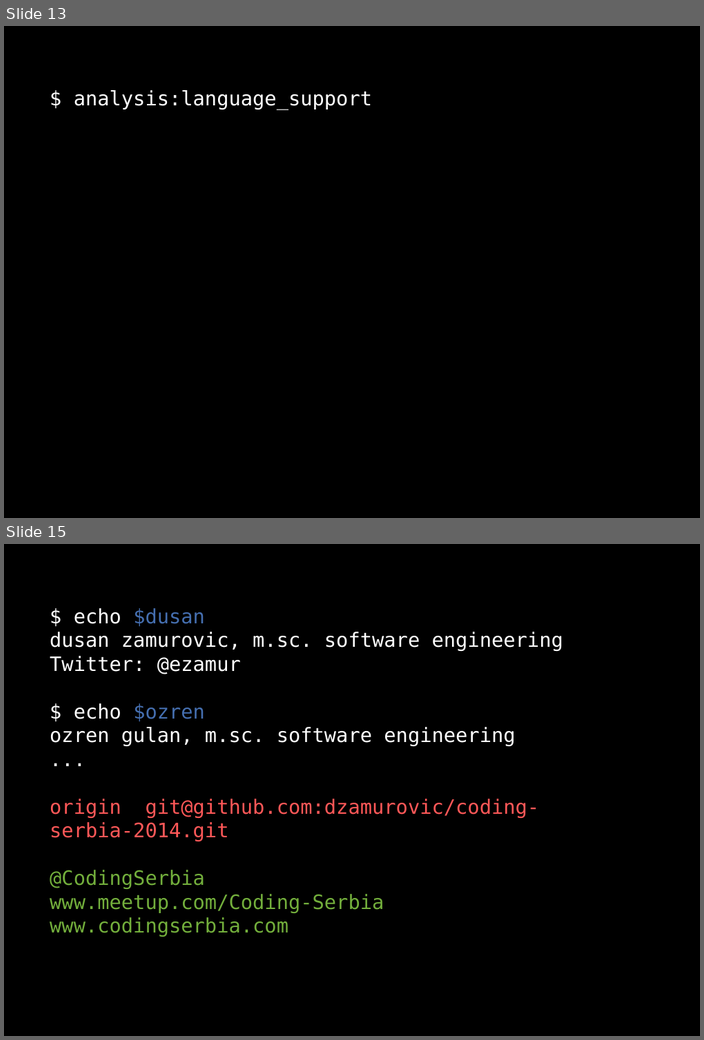
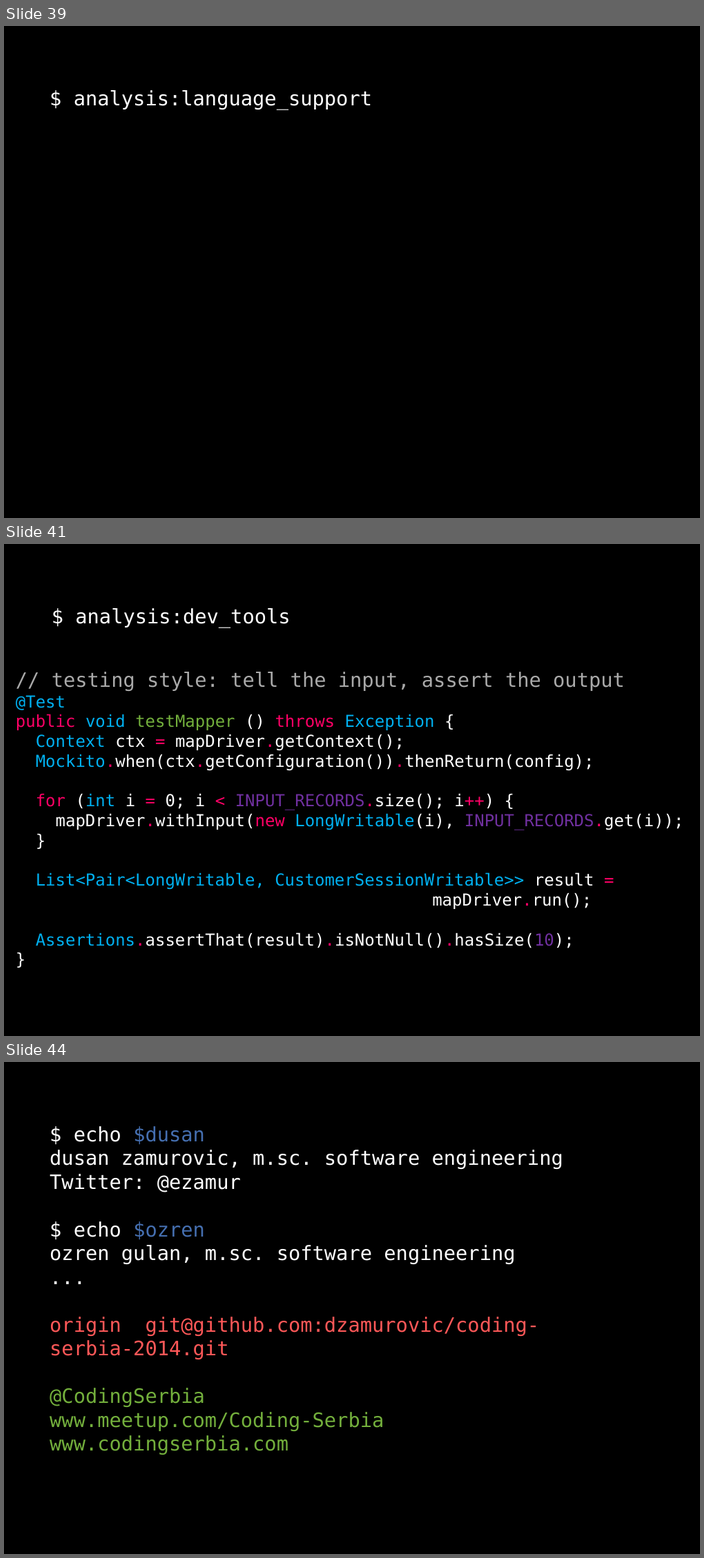
Before and after one commit to dzamurovic/coding-serbia-2014, a slide deck: coding-serbia.pptx. Shown one above the other, each under a label of ours: slides 13 and 15 before the commit, slides 39, 41 and 44 after it; the slides between them are not shown. The pictures are 704x1040 and 704x1558 pixels, drawn with LibreOffice and Linux fonts; fonts in the diff are those of the drawing. Boxes give left, top, right and bottom in pixels: in the first picture for what was removed or moved away, otherwise in the second. Text is boxed around its words. In the diff, an @@ line names an element or a change of style, - is before the commit and + after.

```diff
--- a/coding-serbia.pptx
+++ b/coding-serbia.pptx
@@ slide 41 added at [4,544,700,1036], background #000000 @@
@@ rectangle added at [4,598,700,978], fill #000000, outline #000000 2 pt, 20 pt, text #FFFFFF @@
+$ analysis:dev_tools
+// testing style: tell the input, assert the output
+@Test
+public void testMapper () throws Exception {
+Context ctx = mapDriver.getContext();
+Mockito.when(ctx.getConfiguration()).thenReturn(config);
+for (int i = 0; i < INPUT_RECORDS.size(); i++) {
+mapDriver.withInput(new LongWritable(i), INPUT_RECORDS.get(i));
+}
+List<Pair<LongWritable, CustomerSessionWritable>> result = mapDriver.run();
+Assertions.assertThat(result).isNotNull().hasSize(10);
+}
@@ what was slide 13 is now slide 39 @@
@@ what was slide 15 is now slide 44 @@
```
Also in this commit, not shown: 4 slides changed, 28 other slides added, 1 other file.
